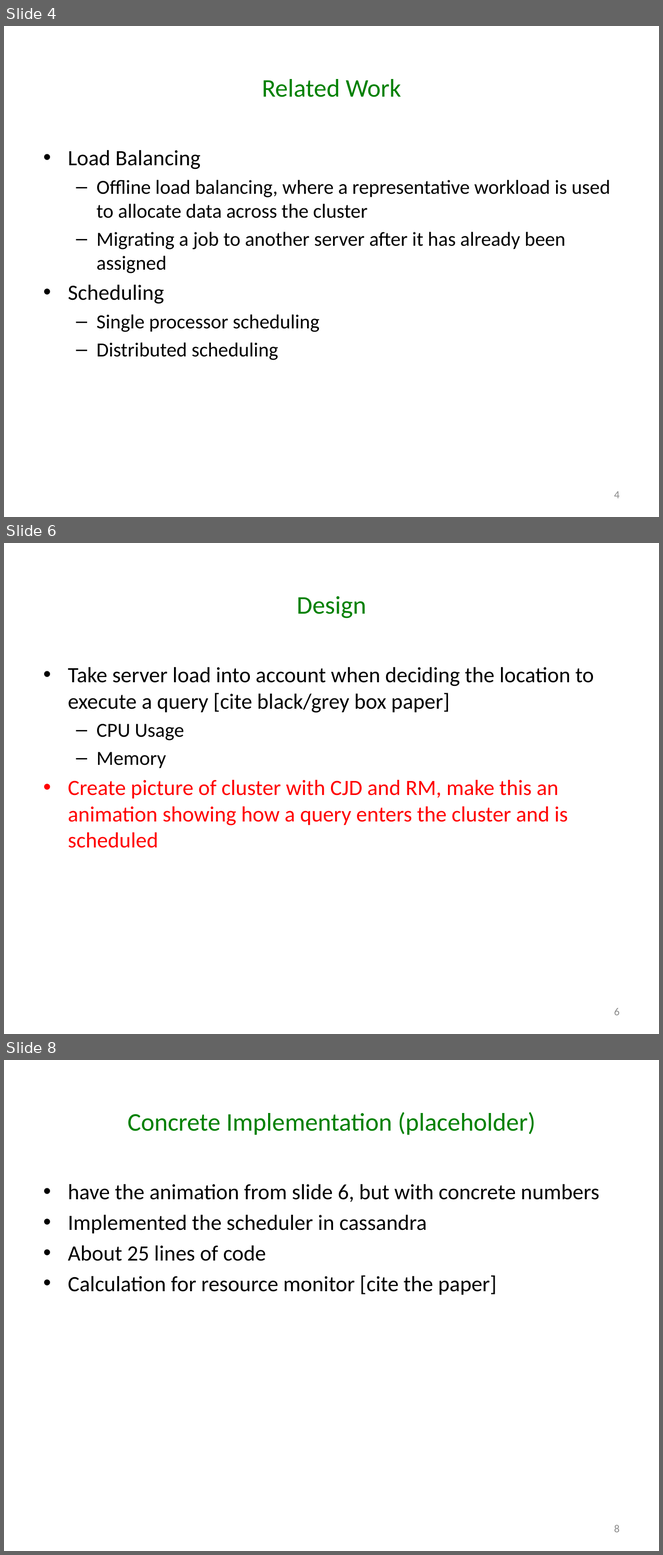
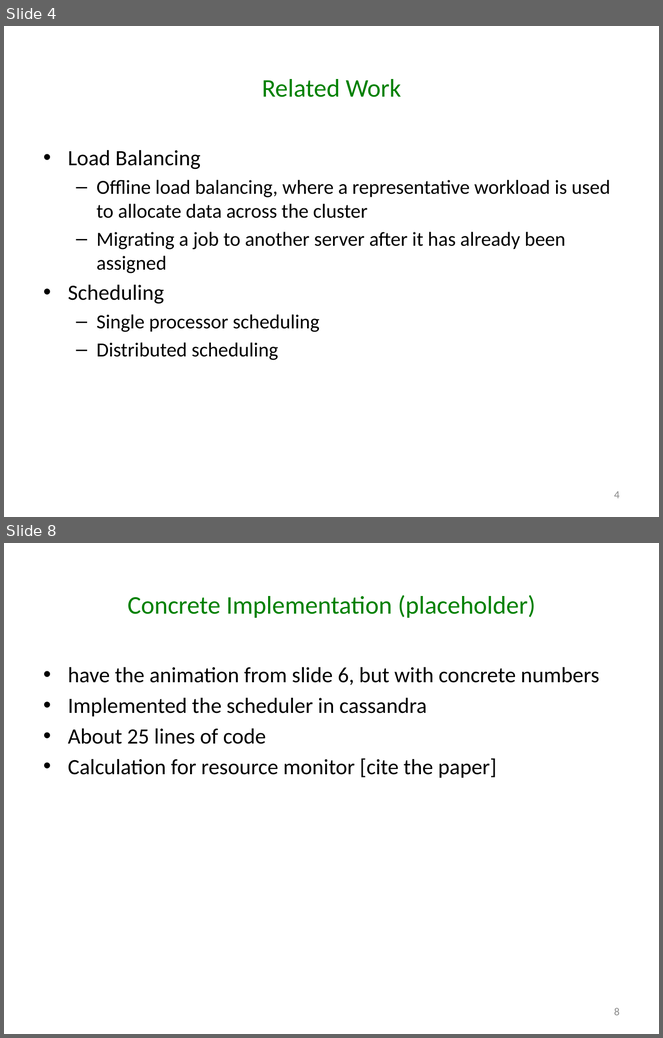
Before and after one commit to godares79/CS848-Project, a slide deck: PresentationSlides/Presentation.pptx. Shown one above the other, each under a label of ours: slides 4, 6 and 8 before the commit, slides 4 and 8 after it; the slides between them are not shown. The pictures are 663x1555 and 663x1038 pixels, drawn with LibreOffice and Linux fonts; fonts in the diff are those of the drawing. Boxes give left, top, right and bottom in pixels: in the first picture for what was removed or moved away, otherwise in the second. Text is boxed around its words. In the diff, an @@ line names an element or a change of style, - is before the commit and + after.

```diff
--- a/PresentationSlides/Presentation.pptx
+++ b/PresentationSlides/Presentation.pptx
@@ slide 6 removed at (x1=4, y1=543, x2=659, y2=1034), background #FFFFFF @@
@@ title removed at (x1=297, y1=596, x2=366, y2=618) @@
-Design
@@ text removed at (x1=68, y1=667, x2=594, y2=848) @@
-• Take server load into account when deciding the location to execute a query [cite black/grey box paper]
-  – CPU Usage
-  – Memory
-• Create picture of cluster with CJD and RM, make this an animation showing how a query enters the cluster and is scheduled
@@ page number removed at (x1=614, y1=1008, x2=620, y2=1016) @@
-6
```
Also in this commit, not shown: 2 slides changed, 1 slide added.
